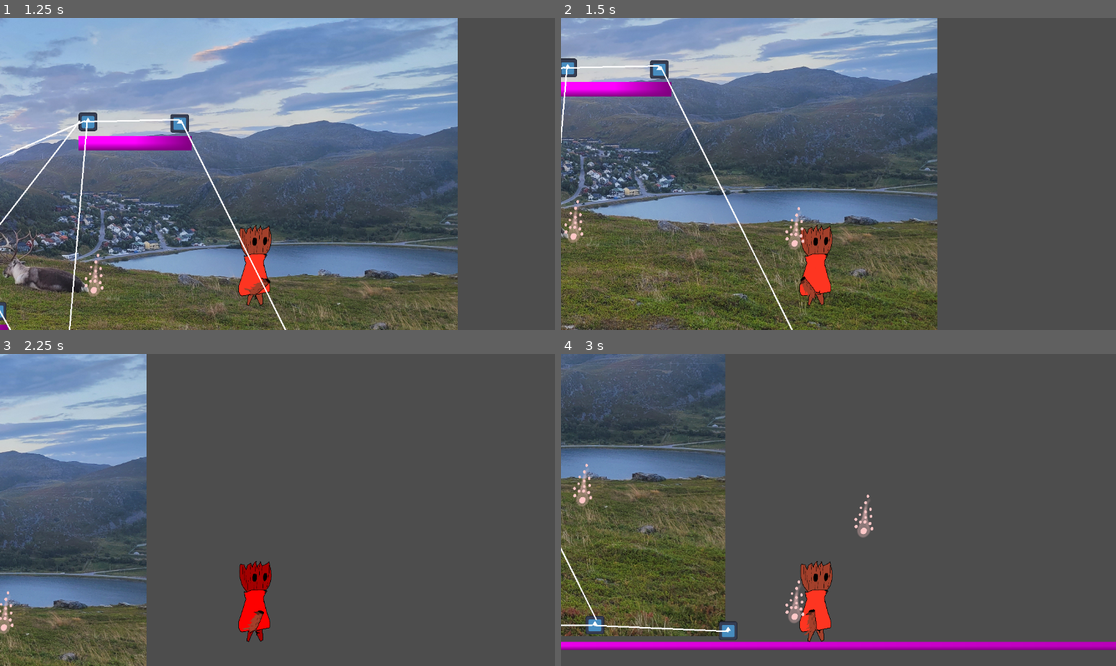
Above: before the commit, frames 1-4 (two rows, left to right).
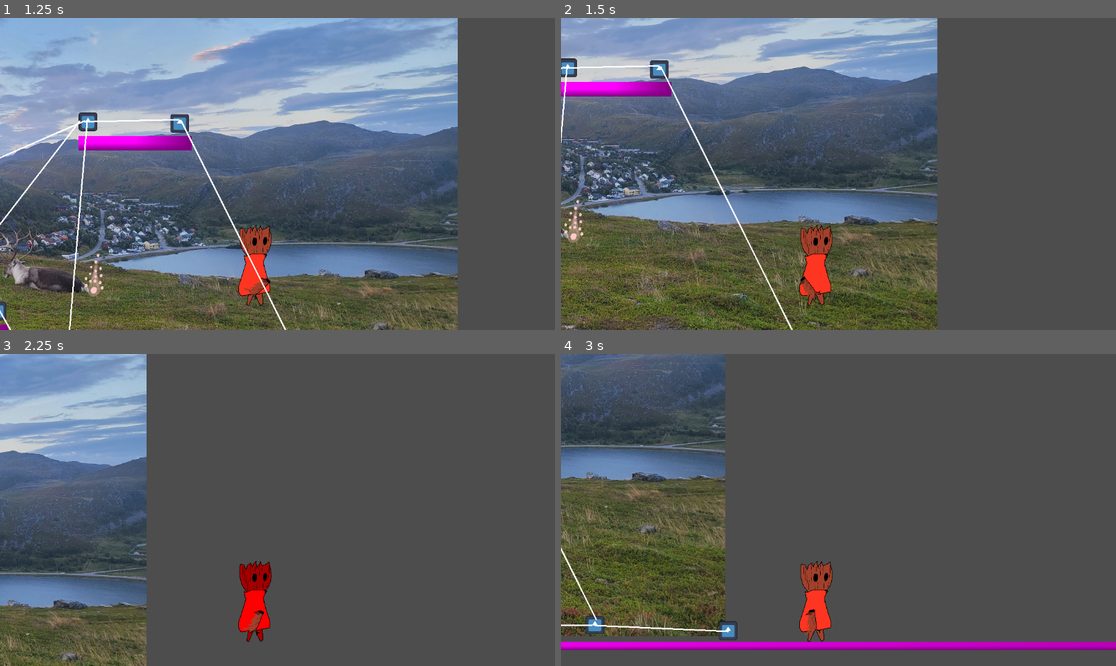
Above: after the commit, the same moments.

Repository: Q1-Studios/TreeVolution
Game: Godot game, scene res://src/scenes/map.tscn
The game is run twice, just before and just after one commit, with the same random seed, the same clock (stepped at 60 frames per second) and the same inputs. The engine's default icon, where the game draws it, is replaced by a stand-in: a white triangle on a blue panel in a dark square.
Inputs (mouse positions are in pixels of both pictures, inside the frame that each line leads up to):
- Up to frame 1 (1.25 s): tap Enter at 0.5 s; move the mouse to (399, 158) at 0.52 s; hold D (moveRight) from 0.53 s (still down); tap X (Pollen ability) at 0.6 s; tap Up (jump) at 0.77 s
- Up to frame 2 (1.5 s): keep holding D (moveRight); move the mouse to (727, 189) at 1.27 s; tap X (Pollen ability) at 1.35 s
- Up to frame 3 (2.25 s): tap Up (jump) at 1.52 s; move the mouse to (333, 441) at 2.02 s; release D (moveRight) at 2.03 s; press the mouse at (333, 441) at 2.03 s; hold A (moveLeft) from 2.03 s (still down)
- Up to frame 4 (3 s): tap X (Pollen ability) at 2.3, 2.85 s; move the mouse to (810, 572) at 2.77 s; release A (moveLeft) at 2.78 s; release the mouse at (810, 572) at 2.78 s; hold D (moveRight) from 2.78 s (still down)

Frame 1 is identical in both runs. In frame 2, 0.2% of the frame differs, in the area x 40-44%, y 60-75%; in frame 3, 0.2%; in frame 4, 0.6%, in the area x 2-57%, y 35-87%.

Commit message:
feat: add cannot spam pollen

Diff:
--- a/src/scripts/player.gd
+++ b/src/scripts/player.gd
@@ -3,6 +3,7 @@
 
 
 @onready var pollen_obj = preload("res://src/scenes/Pollen.tscn")
+var can_spawn_pollen: bool = true
 
 func _ready() -> void:
 	health = 100
@@ -12,7 +13,8 @@
 
 
 func spawn_pollen():
-	if Input.is_action_just_pressed("Pollen ability"):
+	if Input.is_action_just_pressed("Pollen ability") && can_spawn_pollen:
+		can_spawn_pollen = false
 		var player_position = $".".position
 		var temp_pollen = pollen_obj.instantiate()
 		temp_pollen = create_pollen(temp_pollen)
@@ -20,3 +22,8 @@
 		temp_pollen.global_position = player_position
 		await get_tree().create_timer(pollen_life_time).timeout
 		temp_pollen.queue_free()
+		start_pollen_cooldown()
+
+func start_pollen_cooldown():
+	await get_tree().create_timer(0.5).timeout
+	can_spawn_pollen = true
--- a/src/scripts/pollen_affected.gd
+++ b/src/scripts/pollen_affected.gd
@@ -8,7 +8,8 @@
 
 var pollen_heal_amount:int = 1
 var pollen_damage_enemy_amount:int = 5
-var pollen_life_time:int = 10
+var pollen_life_time:int = 3
+var pollen_summon_cooldown: int = 5
 
 var pollen_list = [] # stores in what pollen areas wer are in
 var pollen_effect_can_happen: bool = true
@@ -20,10 +21,13 @@
 func _ready() -> void:
 	pass # Replace with function body.
 
-
 # Called every frame. 'delta' is the elapsed time since the previous frame.
 func _process(delta: float) -> void:
 	pass
+
+func upgrade_pollen_heal_amount(upgrade_amount: int):
+	pollen_heal_amount + upgrade_amount
+
 
 func create_pollen(temp_pollen: Pollen) -> Pollen:
 	temp_pollen.pollen_heal_amount = pollen_heal_amount
